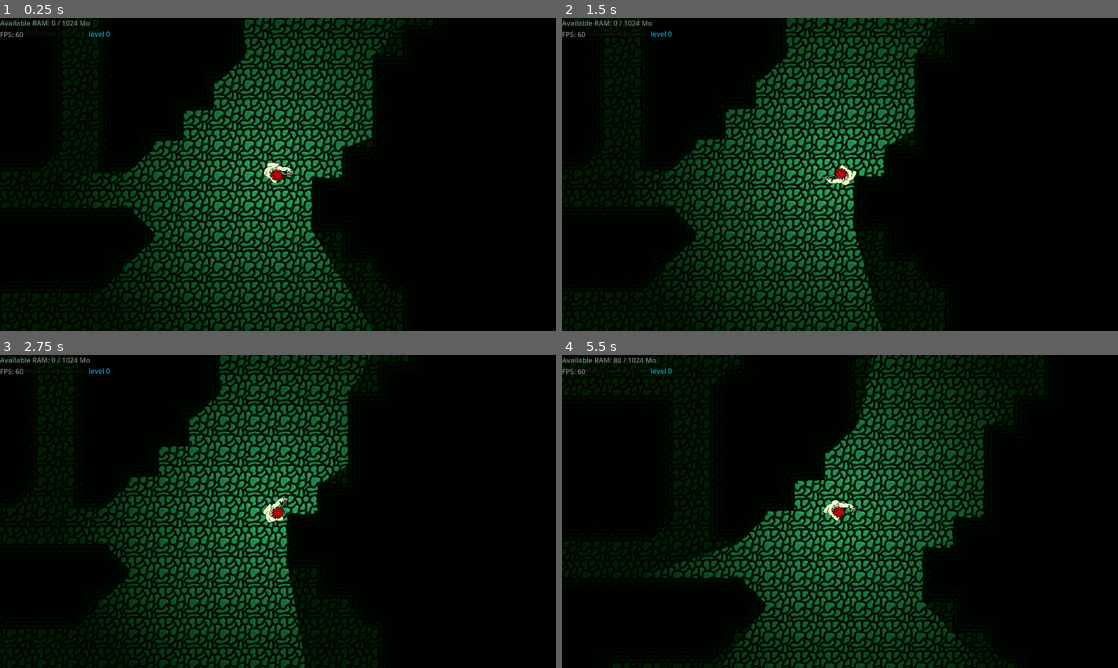
Above: before the commit, frames 1-4 (two rows, left to right).
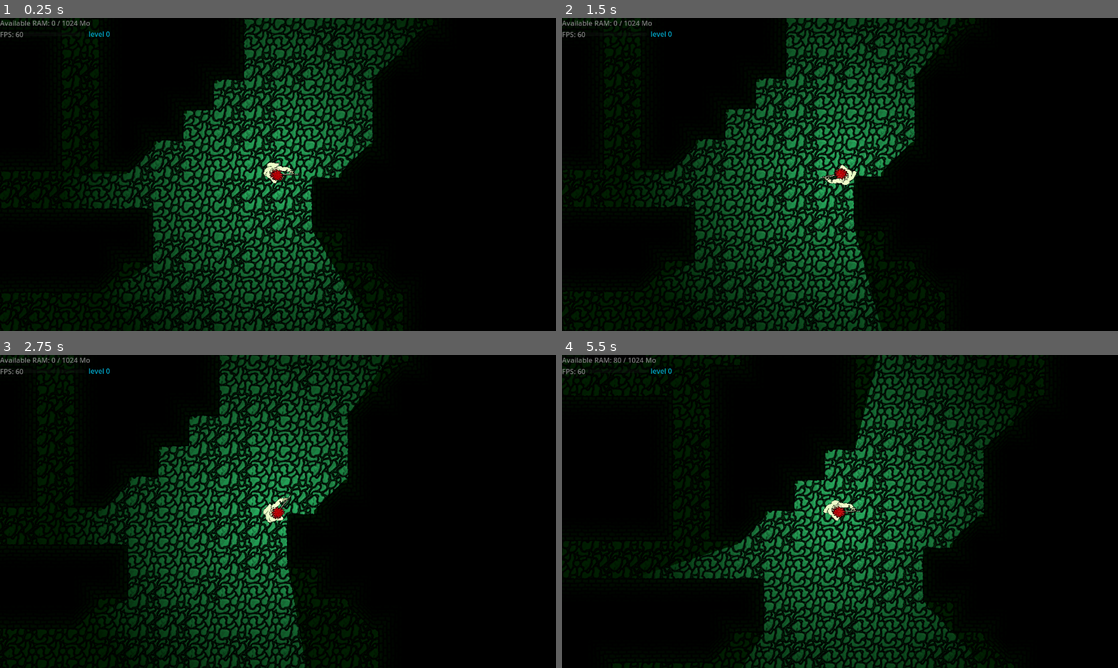
Above: after the commit, the same moments.

Repository: QKrempp/Saving-Private-RAM
Game: Godot game, scene res://Main.tscn
Same seed, same stepped clock (60 frames per second), same inputs: the game is played once before the commit and once after it. Sound files missing from this copy of the repository are replaced by a short silence.
Inputs (mouse positions are in pixels of both pictures, inside the frame that each line leads up to):
- Up to frame 1 (0.25 s): no input
- Up to frame 2 (1.5 s): tap Enter at 0.5 s; move the mouse to (962, 158) at 0.52 s; hold Right (ui_right) 0.53-1.28 s; move the mouse to (728, 190) at 1.27 s; hold Down (ui_down) from 1.28 s (still down)
- Up to frame 3 (2.75 s): tap Space at 2 s; move the mouse to (333, 442) at 2.02 s; release Down (ui_down) at 2.03 s; hold Right (ui_right) from 2.03 s (still down)
- Up to frame 4 (5.5 s): move the mouse to (812, 574) at 2.77 s; release Right (ui_right) at 2.78 s; hold Up (ui_up) 2.78-3.53 s; move the mouse to (1006, 558) at 3.52 s; hold Left (ui_left) 3.53-5.03 s; move the mouse to (673, 464) at 4.27 s; move the mouse to (867, 511) at 5.02 s; hold Down (ui_down) from 5.03 s (still down)

The runs differ from the first frame. In frame 1, 9.9% of the frame differs, in the area x 0-77%, y 0-100%; in frame 2, 9.4%; in frame 3, 9.2%; in frame 4, 9.1%.

Commit message:
Refacto wall tile computation

Diff:
--- a/Main.tscn
+++ b/Main.tscn
@@ -15,10 +15,11 @@
 [ext_resource type="Script" uid="uid://c1upjx4hiun8o" path="res://world.gd" id="5_20pc6"]
 [ext_resource type="Texture2D" uid="uid://s3blaf2nsn0q" path="res://Art/Envrionment/void.png" id="5_c6i3y"]
 [ext_resource type="Texture2D" uid="uid://be7l8rb5xb7jf" path="res://Art/Envrionment/Mur1PetitAngle.png" id="5_fpfj3"]
-[ext_resource type="Script" path="res://level.gd" id="5_lgr22"]
+[ext_resource type="Script" uid="uid://cl2k87jeye8dw" path="res://level.gd" id="5_lgr22"]
 [ext_resource type="PackedScene" uid="uid://cofm2bjldku1x" path="res://LevelUpUi.tscn" id="8_trn2v"]
 [ext_resource type="Texture2D" uid="uid://1fmw2quja0c0" path="res://Art/Envrionment/Mur1DoubleExtremite.png" id="12_5tuhn"]
 [ext_resource type="AudioStream" uid="uid://xymbmmgm0a11" path="res://Sound Assets/Music/bg_loop.wav" id="12_c6i3y"]
+[ext_resource type="Texture2D" uid="uid://c6kb8p4w5fprw" path="res://Art/Envrionment/Mur1Double.png" id="13_2gh4u"]
 
 [sub_resource type="TileSetAtlasSource" id="TileSetAtlasSource_5tuhn"]
 texture = ExtResource("4_sc1dx")
@@ -217,6 +218,24 @@
 0:0/3/transpose = true
 0:0/3/occlusion_layer_0/polygon_0/polygon = SubResource("OccluderPolygon2D_ny7u2")
 0:0/3/physics_layer_0/polygon_0/points = PackedVector2Array(10.4004, -26.3892, 29.3385, -26.0787, 27.4758, -3.72553, 27.7862, 12.108, 25.9235, 24.8369, -35, 27.0101, -35, -27.0101, -4.81213, -28.5624)
+
+[sub_resource type="OccluderPolygon2D" id="OccluderPolygon2D_x3yn0"]
+polygon = PackedVector2Array(-26.0787, -35, 27.0101, -35, 26.0787, 35, -27.0101, 35)
+
+[sub_resource type="OccluderPolygon2D" id="OccluderPolygon2D_1w2xm"]
+polygon = PackedVector2Array(-35, -26.5, 35, -27.5, 35, 27, -35, 27.5)
+
+[sub_resource type="TileSetAtlasSource" id="TileSetAtlasSource_bg4s2"]
+texture = ExtResource("13_2gh4u")
+texture_region_size = Vector2i(70, 70)
+0:0/next_alternative_id = 4
+0:0/0 = 0
+0:0/0/occlusion_layer_0/polygon_0/polygon = SubResource("OccluderPolygon2D_x3yn0")
+0:0/0/physics_layer_0/polygon_0/points = PackedVector2Array(-27.7862, -35, 27.7862, -35, 26.8549, 35, -26.8548, 35)
+0:0/1 = 1
+0:0/1/transpose = true
+0:0/1/occlusion_layer_0/polygon_0/polygon = SubResource("OccluderPolygon2D_1w2xm")
+0:0/1/physics_layer_0/polygon_0/points = PackedVector2Array(-35, -27.3205, 35, -27.0101, 35, 26.6996, -35, 27.3205)
 
 [sub_resource type="TileSet" id="TileSet_bg4s2"]
 tile_size = Vector2i(70, 70)
@@ -229,6 +248,7 @@
 sources/3 = SubResource("TileSetAtlasSource_sc1dx")
 sources/4 = SubResource("TileSetAtlasSource_kjvhd")
 sources/5 = SubResource("TileSetAtlasSource_3b0ty")
+sources/6 = SubResource("TileSetAtlasSource_bg4s2")
 
 [sub_resource type="StyleBoxFlat" id="StyleBoxFlat_3dxm6"]
 bg_color = Color(4.33177e-06, 0.667755, 0.803827, 1)
--- a/floor.gd
+++ b/floor.gd
@@ -1,4 +1,4 @@
 class_name Floor extends TileMapLayer
 
 func render(grid: Array, x: int, y: int):
-	set_cell(Vector2(x, y), 0, Vector2(0, 0))
+	set_cell(Vector2(x, y), randi_range(1, 2), Vector2(0, 0))
--- a/world.gd
+++ b/world.gd
@@ -1,91 +1,188 @@
 class_name World extends TileMapLayer
 
-const WALL_ID=1
-const CORNER_ID=2
+var map_sprite = {
+	0: Vector2i(0, 0),
 
-const TOP := 2
-const BOTTOM := 3
-const RIGHT := 1
-const LEFT := 0
-const VOID := -1
+	#Mur1Droit
+	#- left
+	8: Vector2i(1, 0),
+	9: Vector2i(1, 0),
+	40: Vector2i(1, 0),
+	41: Vector2i(1, 0),
+	#- right
+	16: Vector2i(1, 1),
+	20: Vector2i(1, 1),
+	144: Vector2i(1, 1),
+	148: Vector2i(1, 1),
+	#- top
+	2: Vector2i(1, 2),
+	3: Vector2i(1, 2),
+	6: Vector2i(1, 2),
+	7: Vector2i(1, 2),
+	#- bottom
+	64: Vector2i(1, 3),
+	96: Vector2i(1, 3),
+	192: Vector2i(1, 3),
+	224: Vector2i(1, 3),
+
+	#Mur1Angle and Mur1AngleOblique
+	#- top left
+	10: Vector2i(2, 0),
+	11: Vector2i(2, 0),
+	14: Vector2i(2, 0),
+	15: Vector2i(2, 0),
+	42: Vector2i(2, 0),
+	43: Vector2i(2, 0),
+	46: Vector2i(2, 0),
+	47: Vector2i(2, 0),
+	#- top right
+	18: Vector2i(2, 1),
+	19: Vector2i(2, 1),
+	22: Vector2i(2, 1),
+	23: Vector2i(2, 1),
+	146: Vector2i(2, 1),
+	147: Vector2i(2, 1),
+	150: Vector2i(2, 1),
+	151: Vector2i(2, 1),
+	#- bottom left
+	72: Vector2i(2, 2),
+	73: Vector2i(2, 2),
+	104: Vector2i(2, 2),
+	105: Vector2i(2, 2),
+	200: Vector2i(2, 2),
+	201: Vector2i(2, 2),
+	232: Vector2i(2, 2),
+	233: Vector2i(2, 2),
+	#- bottom right
+	80: Vector2i(2, 3),
+	84: Vector2i(2, 3),
+	112: Vector2i(2, 3),
+	116: Vector2i(2, 3),
+	208: Vector2i(2, 3),
+	212: Vector2i(2, 3),
+	240: Vector2i(2, 3),
+	244: Vector2i(2, 3),
+
+
+	#Mur1PetitAngle
+	1: Vector2i(4, 0),
+	4: Vector2i(4, 1),
+	32: Vector2i(4, 2),
+	128: Vector2i(4, 3),
+
+	#Mur1DoubleExtremite
+	#- top
+	26: Vector2i(5, 0),
+	27: Vector2i(5, 0),
+	30: Vector2i(5, 0),
+	31: Vector2i(5, 0),
+	58: Vector2i(5, 0),
+	59: Vector2i(5, 0),
+	63: Vector2i(5, 0),
+	154: Vector2i(5, 0),
+	186: Vector2i(5, 0),
+	158: Vector2i(5, 0),
+	159: Vector2i(5, 0),
+	187: Vector2i(5, 0),
+	190: Vector2i(5, 0),
+	191: Vector2i(5, 0),
+	#- bottom
+	88: Vector2i(5, 1),
+	92: Vector2i(5, 1),
+	93: Vector2i(5, 1),
+	120: Vector2i(5, 1),
+	216: Vector2i(5, 1),
+	221: Vector2i(5, 1),
+	248: Vector2i(5, 1),
+	249: Vector2i(5, 1),
+	252: Vector2i(5, 1),
+	253: Vector2i(5, 1),
+	#- left
+	74: Vector2i(5, 2),
+	75: Vector2i(5, 2),
+	106: Vector2i(5, 2),
+	107: Vector2i(5, 2),
+	#- right
+	82: Vector2i(5, 0),
+	86: Vector2i(5, 0),
+	210: Vector2i(5, 0),
+	214: Vector2i(5, 0),
+
+	#Mur1Double
+	#vert
+	24: Vector2i(6, 0),
+	25: Vector2i(6, 0),
+	29: Vector2i(6, 0),
+	57: Vector2i(6, 0),
+	60: Vector2i(6, 0),
+	61: Vector2i(6, 0),
+	153: Vector2i(6, 0),
+	156: Vector2i(6, 0),
+	184: Vector2i(6, 0),
+	185: Vector2i(6, 0),
+	188: Vector2i(6, 0),
+	189: Vector2i(6, 0),
+	#horiz
+	66: Vector2i(6, 1),
+	67: Vector2i(6, 1),
+	71: Vector2i(6, 1),
+	99: Vector2i(6, 1),
+	102: Vector2i(6, 1),
+	103: Vector2i(6, 1),
+	195: Vector2i(6, 1),
+	198: Vector2i(6, 1),
+	199: Vector2i(6, 1),
+	226: Vector2i(6, 1),
+	227: Vector2i(6, 1),
+	230: Vector2i(6, 1),
+	231: Vector2i(6, 1),
+}
+
+func booleens_vers_entier(booleens: Array) -> int:
+	var masque = 0
+	for i in range(booleens.size()):
+		if booleens[i]:
+			masque |= 1 << i
+	return masque
 
 func render(grid: Array, x: int, y: int):
 	if grid[y][x] == 1:
 		var alt := compute_orientation(grid, x, y)
-		if alt.x == 0:
-			set_cell(Vector2(x, y), alt.x, Vector2(0, 0))
-		else:
-			set_cell(Vector2(x, y), alt.x, Vector2(0, 0), alt.y)
+		if alt.x == 2:
+			alt.x = randi_range(2, 3)
+		set_cell(Vector2(x, y), alt.x, Vector2(0, 0), alt.y)
 
 func compute_orientation(grid: Array, x: int, y: int) -> Vector2i:
 	var res: Vector2i = Vector2i(0, 0)
-	var top: int = 1
-	var bottom: int = 1
-	var left: int = 1
-	var right: int = 1
-	var top_right := 1
-	var top_left := 1
-	var bottom_right := 1
-	var bottom_left := 1
-	if y > 0:
-		top = grid[y-1][x]
-		if x > 0:
-			top_left = grid[y-1][x-1]
-		if x < grid[0].size()-1:
-			top_right = grid[y-1][x+1]
-	if y < grid.size()-1:
-		bottom = grid[y+1][x]
-		if x > 0:
-			bottom_left = grid[y+1][x-1]
-		if x < grid[0].size()-1:
-			bottom_right = grid[y+1][x+1]
-	if x > 0:
-		left = grid[y][x-1]
-	if x < grid[0].size()-1:
-		right = grid[y][x+1]
-	var total = top + bottom + left + right
-	var total_diag = top_left + top_right + bottom_left + bottom_right
-	if total == 4:
-		res.x=4
-		if top_left == 0:
-			res.y=0
-		elif top_right == 0:
-			res.y=1
-		elif bottom_right == 0:
-			res.y=3
-		elif bottom_left == 0:
-			res.y=2
-		else:
-			res.x=0
-		return res
-	if total == 3: #simple walls
-		res.x=1
-		if top == 0:
-			res.y = TOP
-		if bottom == 0:
-			res.y = BOTTOM
-		if left == 0:
-			res.y = LEFT
-		if right == 0:
-			res.y = RIGHT
-	elif total == 2: #corner 2 empty neighbors
-		res.x=randi_range(2, 3)
-		if top == 0 and right == 0:
-			res.y=1
-		elif top == 0 and left == 0:
-			res.y=0
-		elif bottom == 0 and right == 0:
-			res.y = 3
-		elif bottom == 0 and left == 0:
-			res.y=2
-	elif total == 1:
-		res.x=5
-		if top == 1:
-			res.y=1
-		elif bottom == 1:
-			res.y=0
-		elif left == 1:
-			res.y=3
-		elif right == 1:
-			res.y=2
-	return res
+	var top := false
+	var bottom := false
+	var left := false
+	var right := false
+	var top_right := false
+	var top_left := false
+	var bottom_right := false
+	var bottom_left := false
+	if x > 0 and grid[y][x-1] == 0:  # Gauche
+		left = true
+	if x > 0 and y > 0 and grid[y-1][x-1] == 0:  # Haut-Gauche
+		top_left = true
+	if y > 0 and grid[y-1][x] == 0:  # Haut
+		top = true
+	if x < grid[0].size() - 1 and y > 0 and grid[y-1][x+1] == 0:  # Haut-Droite
+		top_right = true
+	if x < grid[0].size() - 1 and grid[y][x+1] == 0:  # Droite
+		right = true
+	if x < grid[0].size() - 1 and y < grid.size() - 1 and grid[y+1][x+1] == 0:  # Bas-Droite
+		bottom_right = true
+	if y < grid.size() - 1 and grid[y+1][x] == 0:  # Bas
+		bottom = true
+	if x > 0 and y < grid.size() - 1 and grid[y+1][x-1] == 0:  # Bas-Gauche
+		bottom_left = true
+	var neighbors = [top_left, top, top_right, left, right, bottom_left, bottom, bottom_right]
+	var key = booleens_vers_entier(neighbors)
+	if key == 2:
+		print("resume")
+		print(neighbors)
+		print(key)
+		print(map_sprite.get(key, Vector2i(0, 0)))
+	return map_sprite.get(key, Vector2i(0, 0))
Not shown: 2 places in Main.tscn that only renumber resources
